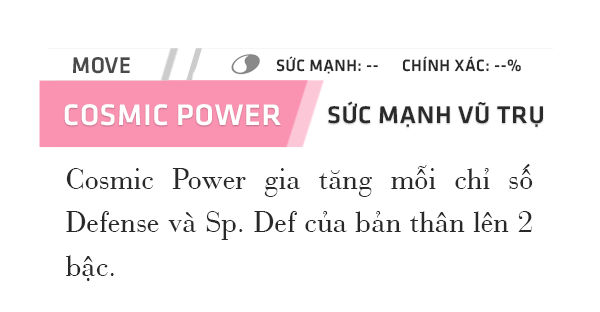
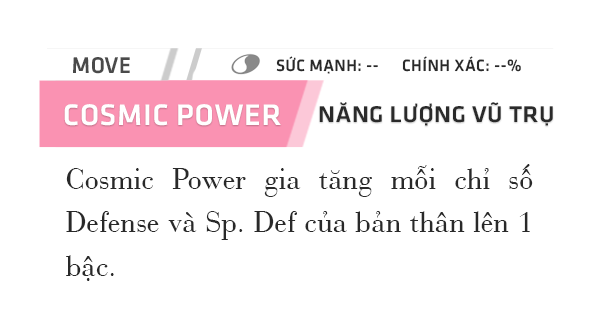
Layers edited between the first and the second 600x312 image:
painted on "Cosmic Power gia tăng mỗi chỉ số Defense và Sp. Def của bản thâ" over [518, 211, 532, 232]
renamed "SỨC MẠNH VŨ TRỤ" to "NĂNG LƯỢNG VŨ TRỤ", painted on it over [319, 101, 553, 127]
